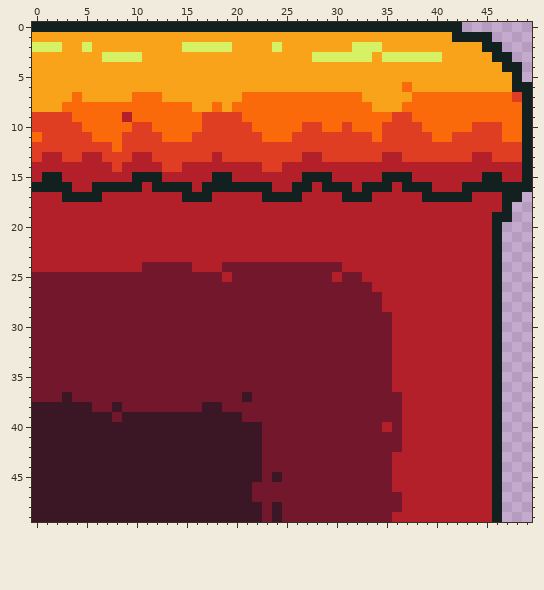
Two states of a pixel-art file, assets/images/walls/ground-corner-left.aseprite. This is how it looked before the edit.
50x50 pixels, 1 frame.
After the commit:
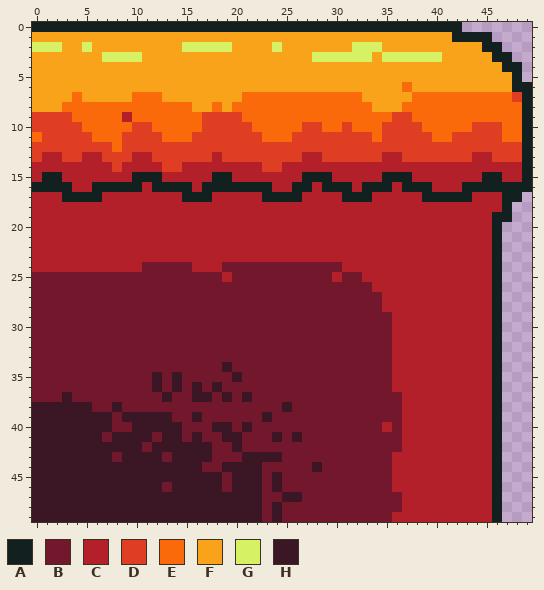
Palette (. is transparent): A #122020  B #73172d  C #b4202a  D #df3e23  E #fa6a0a  F #f9a31b  G #d6f264  H #3b1725
Diff:
Layer "tile-ground_horizontal_corner-right":
Colour H gives way to colour B in row 38 at x 17 to 18; in row 39 at x 14 to 15 and 17 to 20; in row 40 at x 8 to 9, 15 to 17, 20 and 22; in row 41 at x 7, 12, 15, 17 to 18 and 21 to 22; in row 42 at x 11, 18 to 19 and 21 to 22; in row 43 at x 8, 13 and 18 to 20.
Colour H gives way to colour B in row 44 at x 17 to 18; in row 45 at x 19; in row 46 at x 13 and 19.
Colour B gives way to colour H in row 34 at x 19; in row 35 at x 12, 14 and 20; in row 36 at x 12, 14, 16 and 18; in row 37 at x 13, 16 to 17 and 19; in row 38 at x 25; in row 39 at x 23.
Colour B gives way to colour H in row 41 at x 24 and 26; in row 43 at x 23 to 24; in row 44 at x 28; in row 46 at x 22 and 24; in row 47 at x 22 and 25 to 26.
Where, in picture pixels (left, top, right, bottom), the same in both pictures:
changed: (102, 362, 322, 502)
